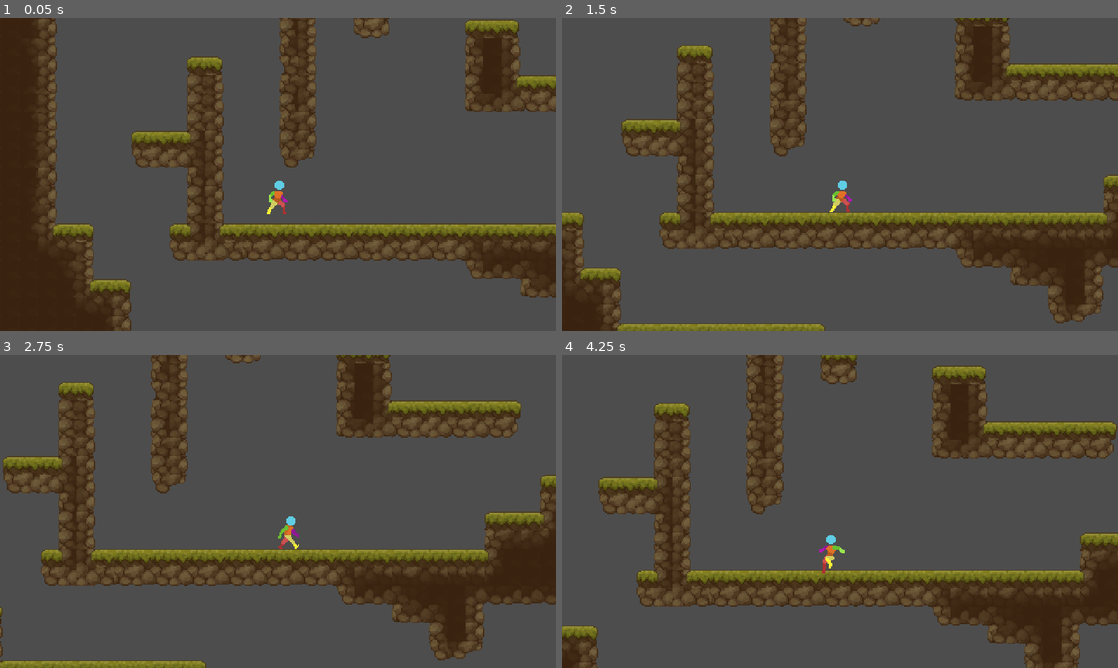
Above: before the commit, frames 1-4 (two rows, left to right).
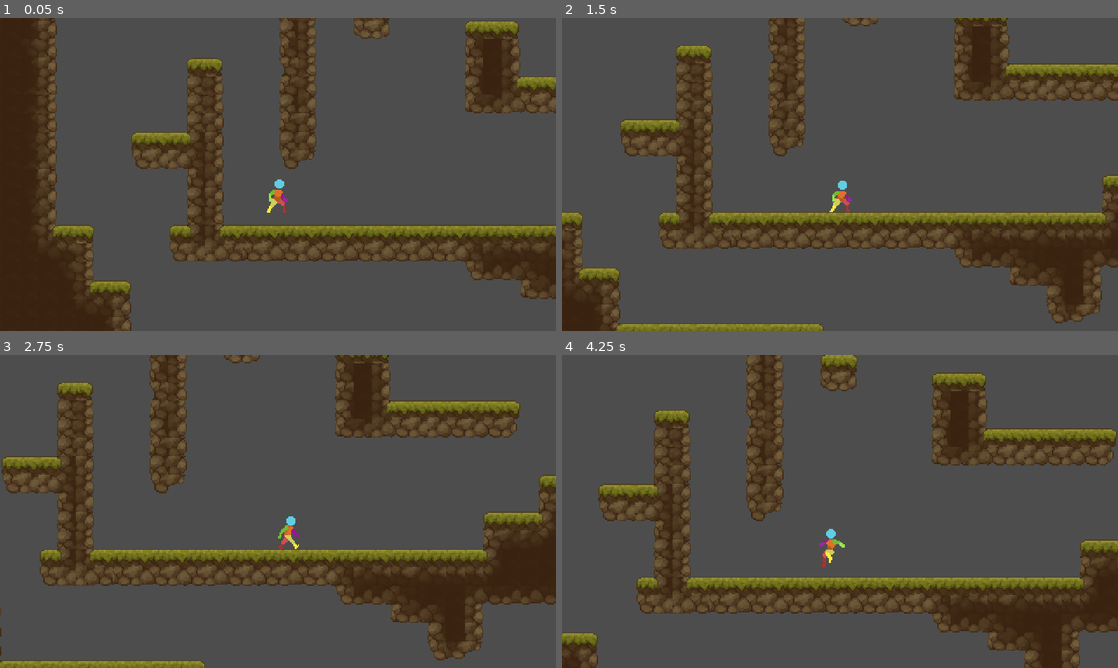
Above: after the commit, the same moments.

Repository: Ketei/UnnamedGame
Game: Godot game, scene res://Test/test_world.tscn
Same seed, same stepped clock (60 frames per second), same inputs: the game is played once before the commit and once after it.
Inputs:
- Up to frame 1 (0.05 s): no input
- Up to frame 2 (1.5 s): tap Enter (ui_accept) at 0.5 s; hold Right (gc_right) 0.53-1.28 s; hold Shift (gc_walk) 0.53-1.28 s; tap A (gc_jump) at 0.77 s; hold Down (gc_down) from 1.28 s (still down); tap Shift (gc_walk) at 1.35 s
- Up to frame 3 (2.75 s): tap A (gc_jump) at 1.52 s; release Down (gc_down) at 2.03 s; hold Right (gc_right) from 2.03 s (still down); hold Shift (gc_walk) from 2.03 s (still down)
- Up to frame 4 (4.25 s): release Right (gc_right) at 2.78 s; release Shift (gc_walk) at 2.78 s; hold Up (gc_up) 2.78-3.53 s; tap Shift (gc_walk) at 2.85 s; tap A (gc_jump) at 3.02, 3.77 s; hold Left (gc_left) from 3.53 s (still down); hold Shift (gc_walk) from 3.53 s (still down)

The runs differ from the first frame. In frame 1, 3.7% of the frame differs, in the area x 6-100%, y 0-100%; in frame 2, 2.8%; in frame 3, 2.9%; in frame 4, 17%, in the area x 0-100%, y 0-100%.

Commit message:
Fixed air acceleration

Diff:
--- a/Nodes/Actors/player.tscn
+++ b/Nodes/Actors/player.tscn
@@ -157,10 +157,10 @@
 climb_base_speed = 1.0
 crouch_speed = 2.0
 jump_height = 5.6
-time_to_floor = 0.35
-time_to_peak = 0.4
-air_acceleration = 0.6
-air_friction = 0.9
+time_to_floor = 0.38
+time_to_peak = 0.45
+air_acceleration = 0.45
+air_friction = 1.0
 
 [node name="Sprite" type="Sprite2D" parent="."]
 position = Vector2(0, -16)
@@ -169,7 +169,7 @@
 vframes = 5
 
 [node name="CollisionPolygon2D" type="CollisionPolygon2D" parent="."]
-polygon = PackedVector2Array(0, 0, 5, -1, 6, -3, 6, -24, 4, -28, 0, -29, -4, -28, -6, -24, -6, -3, -5, -1)
+polygon = PackedVector2Array(0, 0, 6, 0, 6, -3, 6, -23, 4, -27, 0, -27, -4, -27, -6, -23, -6, -3, -6, 0)
 
 [node name="ModuleManager" type="Node" parent="." node_paths=PackedStringArray("parent_node")]
 script = ExtResource("2_rvg6n")
@@ -216,20 +216,22 @@
 target_position = Vector2(0, 18)
 
 [node name="RayCastLeft" type="RayCast2D" parent="."]
-position = Vector2(-6, -16)
-target_position = Vector2(0, 18)
+position = Vector2(-5, -16)
+target_position = Vector2(0, 17)
 
 [node name="RayCastRight" type="RayCast2D" parent="."]
-position = Vector2(6, -16)
-target_position = Vector2(0, 18)
+position = Vector2(5, -16)
+target_position = Vector2(0, 17)
 
 [node name="GroundTerrain" type="Area2D" parent="."]
+visible = false
 
 [node name="CollisionShape2D" type="CollisionShape2D" parent="GroundTerrain"]
 position = Vector2(0, -4)
 shape = SubResource("RectangleShape2D_3l8r1")
 
 [node name="MiddleTerrain" type="Area2D" parent="."]
+visible = false
 
 [node name="CollisionShape2D" type="CollisionShape2D" parent="MiddleTerrain"]
 position = Vector2(0, -18)
